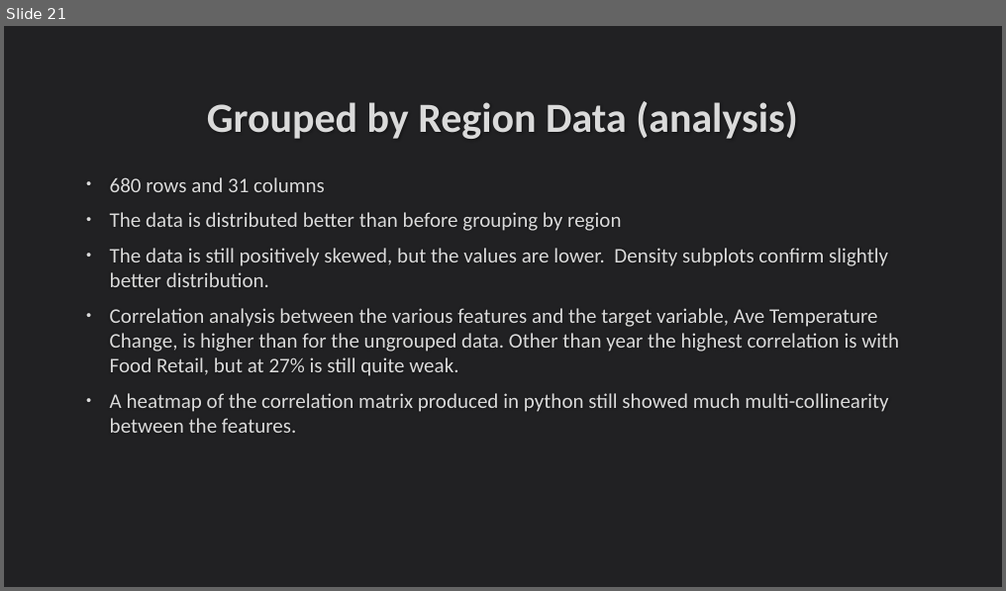
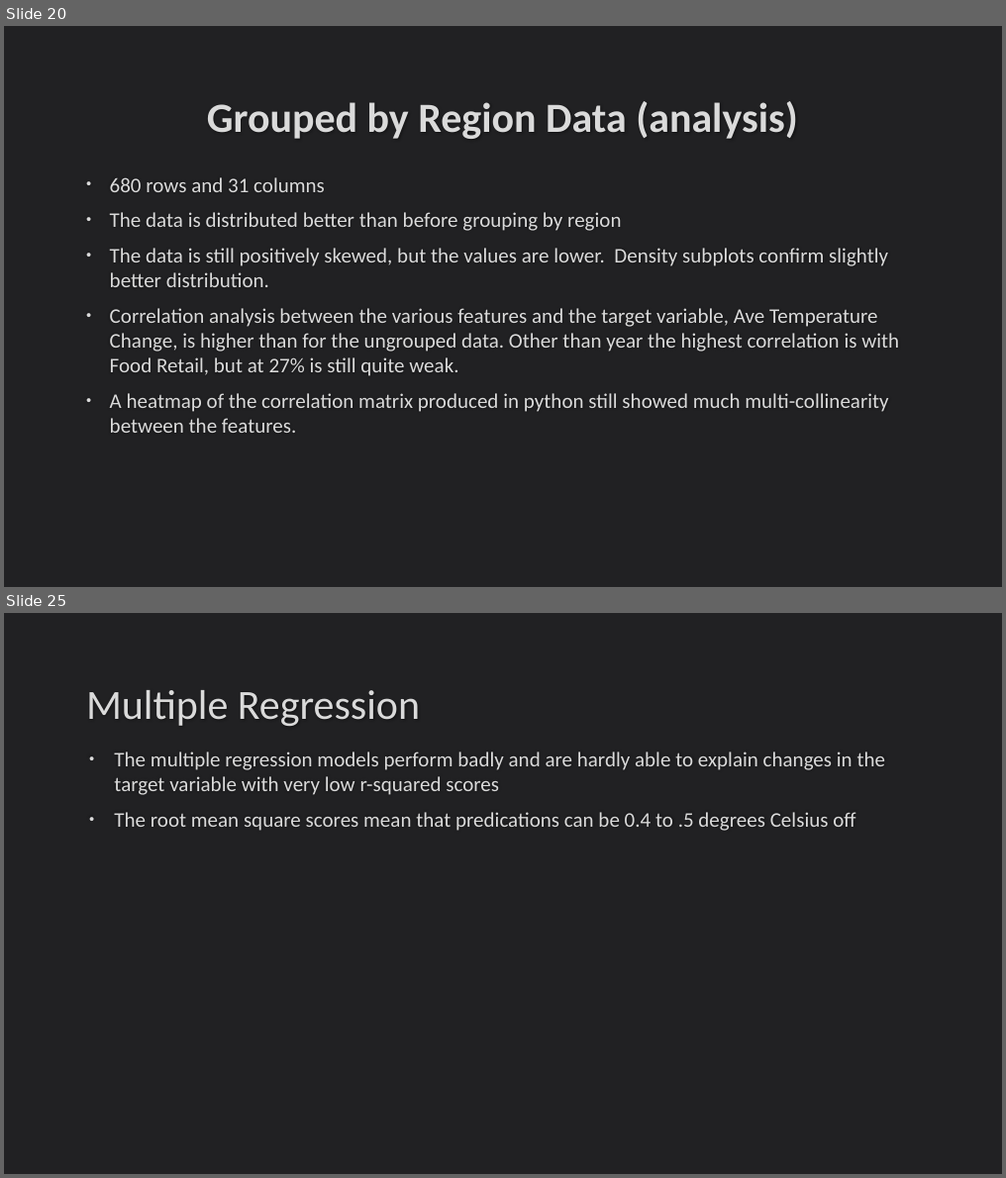
Before and after one commit to DavidFHarrison/2403PTDS_Regression_DH, a slide deck: Regression Project – PTDS 2403.pptx. Shown one above the other, each under a label of ours: slide 21 before the commit, slides 20 and 25 after it; the slides between them are not shown. The pictures are 1006x591 and 1006x1178 pixels, drawn with LibreOffice and Linux fonts; fonts in the diff are those of the drawing. Boxes give left, top, right and bottom in pixels: in the first picture for what was removed or moved away, otherwise in the second. Text is boxed around its words. In the diff, an @@ line names an element or a change of style, - is before the commit and + after.

```diff
--- a/Regression Project – PTDS 2403.pptx
+++ b/Regression Project – PTDS 2403.pptx
@@ slide 25 added at [4,613,1002,1174], background #212123 @@
@@ title added at [86,690,420,726], 40 pt, text #DADADA @@
+Multiple Regression
@@ text added at [114,752,886,831], 20 pt, text #DADADA @@
+• The multiple regression models perform badly and are hardly able to explain changes in the target variable with very low r-squared scores
+• The root mean square scores mean that predications can be 0.4 to .5 degrees Celsius off
@@ what was slide 21 is now slide 20 @@
```
Also in this commit, not shown: 7 slides changed, 11 other slides added, 7 slides removed, 2 other files.
